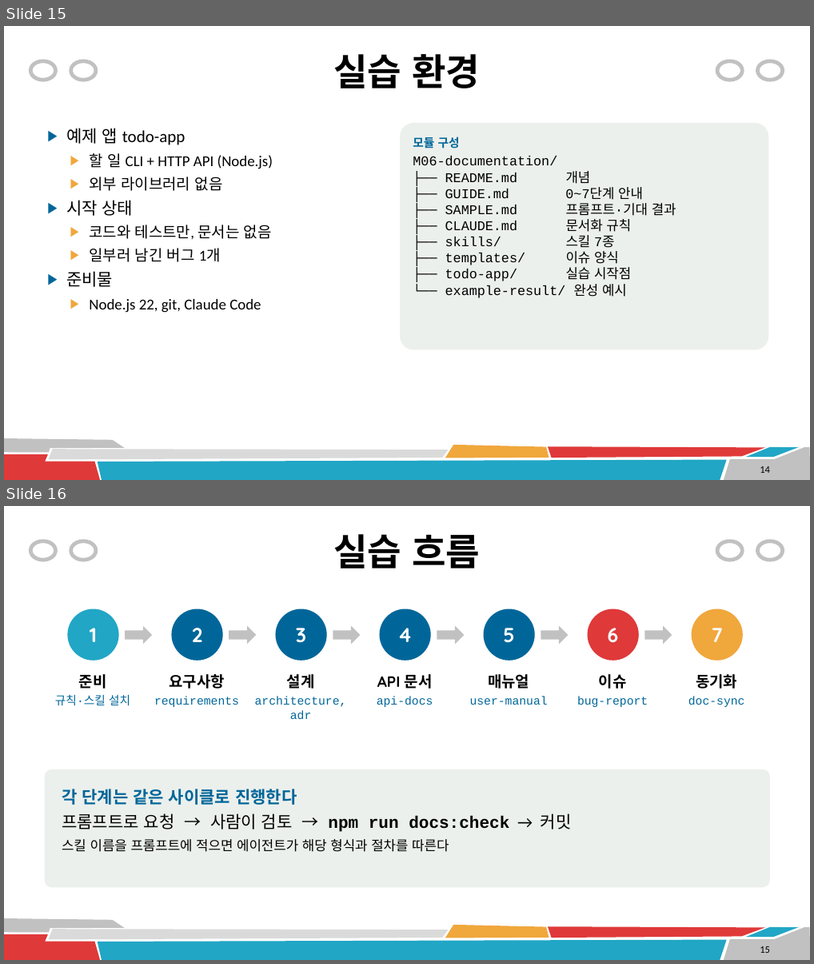
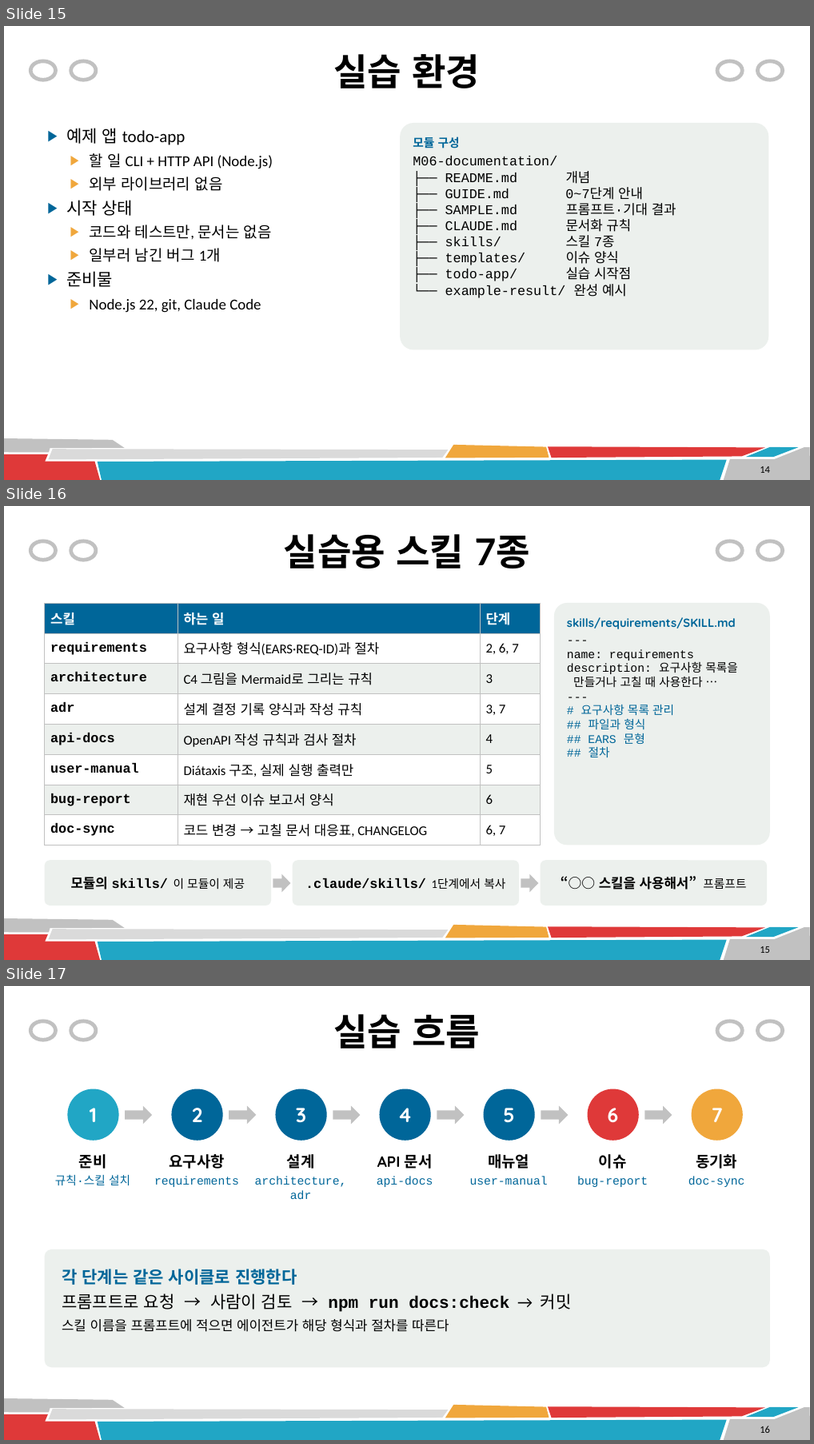
Before and after one commit to selab-gnu/cld-ai, a slide deck: 03-spec-driven/M06-documentation/M06-documentation-lecture.pptx. Shown one above the other, each under a label of ours: slides 15 and 16 before the commit, slides 15, 16 and 17 after it. The pictures are 814x964 and 814x1444 pixels, drawn with LibreOffice and Linux fonts; fonts in the diff are those of the drawing. Boxes give left, top, right and bottom in pixels: in the first picture for what was removed or moved away, otherwise in the second. Text is boxed around its words. In the diff, an @@ line names an element or a change of style, - is before the commit and + after.

```diff
--- a/03-spec-driven/M06-documentation/M06-documentation-lecture.pptx
+++ b/03-spec-driven/M06-documentation/M06-documentation-lecture.pptx
@@ slide 16 added at box(4, 506, 810, 960), background #FFFFFF; not listed: 12 template elements that a slide beside it also shows @@
@@ title added at box(284, 534, 530, 568), 44 pt, text #000000, bold @@
+실습용 스킬 7종
@@ table added at box(45, 603, 541, 844), 8 rows, 3 columns @@
+스킬 | 하는 일 | 단계
+requirements | 요구사항 형식(EARS·REQ-ID)과 절차 | 2, 6, 7
+architecture | C4 그림을 Mermaid로 그리는 규칙 | 3
+adr | 설계 결정 기록 양식과 작성 규칙 | 3, 7
+api-docs | OpenAPI 작성 규칙과 검사 절차 | 4
+user-manual | Diátaxis 구조, 실제 실행 출력만 | 5
+bug-report | 재현 우선 이슈 보고서 양식 | 6
+doc-sync | 코드 변경 → 고칠 문서 대응표, CHANGELOG | 6, 7
@@ rounded rectangle added at box(554, 603, 770, 844), fill #ECF0ED, 14 pt, text #006699 @@
+skills/requirements/SKILL.md
+---
+name: requirements
+description: 요구사항 목록을
+만들거나 고칠 때 사용한다 …
+---
+# 요구사항 목록 관리
+## 파일과 형식
+## EARS 문형
+## 절차
@@ rounded rectangle added at box(45, 860, 271, 905), fill #ECF0ED, 16 pt, text #000000, bold @@
+모듈의 skills/ 이 모듈이 제공
@@ rounded rectangle added at box(293, 860, 519, 905), fill #ECF0ED, 16 pt, text #000000, bold @@
+.claude/skills/ 1단계에서 복사
@@ rounded rectangle added at box(541, 860, 767, 905), fill #ECF0ED, 16 pt, text #000000, bold @@
+“○○ 스킬을 사용해서” 프롬프트
@@ right arrow added at box(274, 874, 290, 892), fill #C1C1C1 @@
@@ right arrow added at box(522, 874, 538, 892), fill #C1C1C1 @@
@@ page number added at box(760, 946, 770, 952), 12 pt, text #000000 @@
+15
@@ what was slide 16 is now slide 17 @@
```
Also in this commit, not shown: 2 other files.
